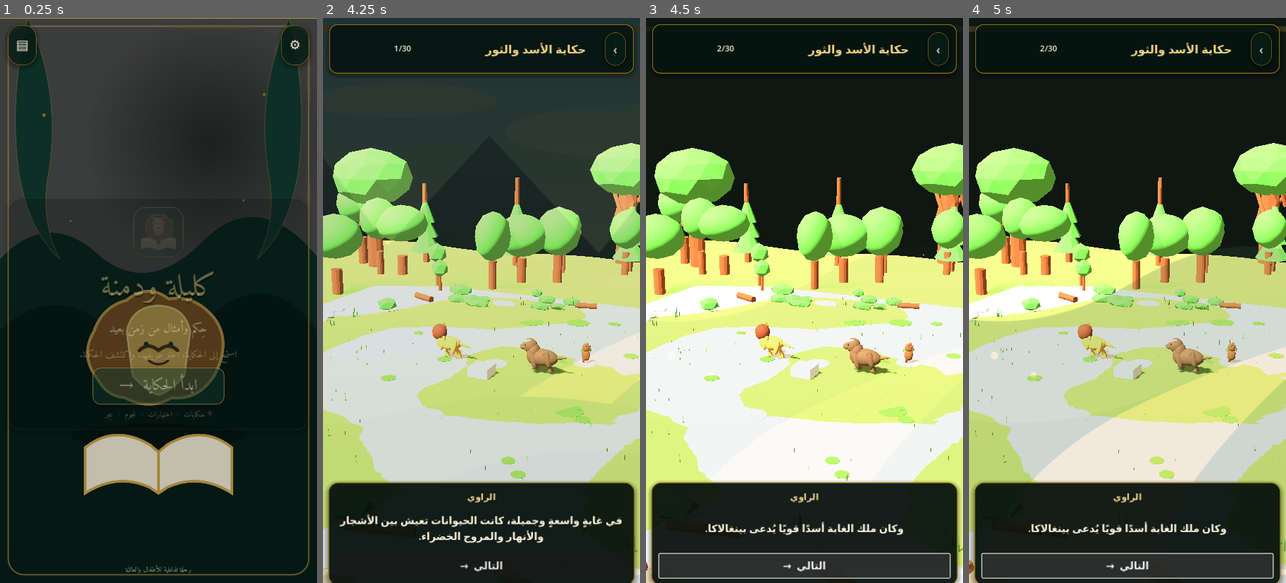
Above: before the commit, frames 1-4 (left to right).
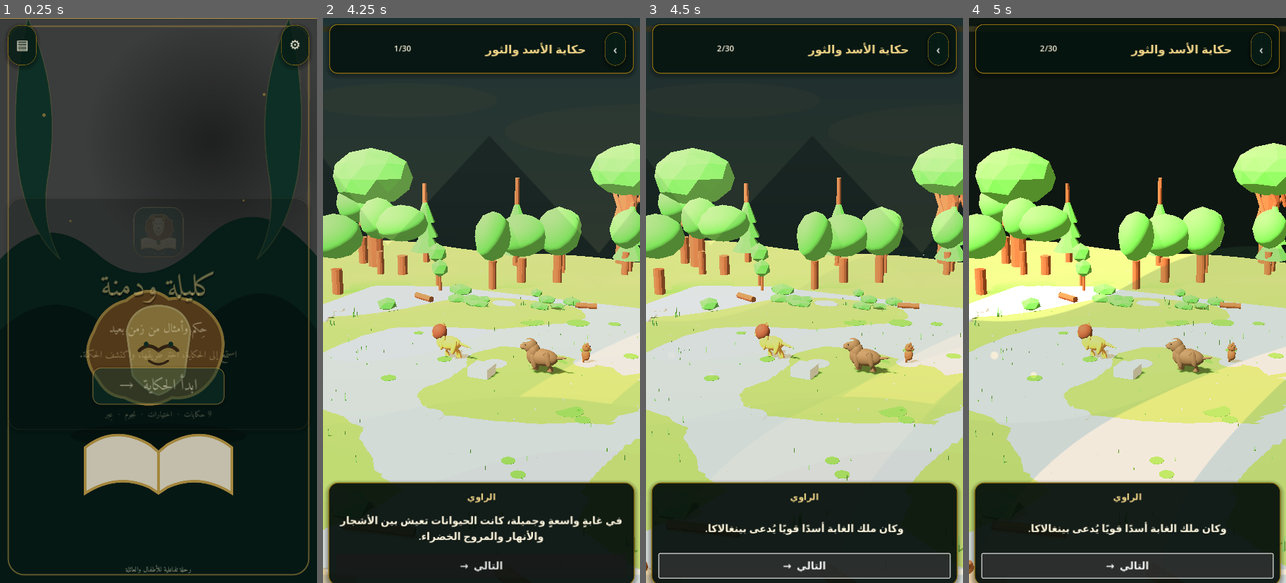
Above: after the commit, the same moments.

Repository: bdssmdkacem-dot/Kalila-Dimna
Game: Godot game, scene res://scenes/main_menu.tscn
Two runs of this game, one before a commit and one after it. Both use one fixed random seed, a clock stepped at 60 frames per second and the inputs below.
Inputs (mouse positions are in pixels of both pictures, inside the frame that each line leads up to):
- Up to frame 1 (0.25 s): no input
- Up to frame 2 (4.25 s): click "⚙" at 0.5 s; click "▤" at 1.25 s; click (567, 136) at 2 s; click "‹" at 2.75 s; click (567, 136) at 3.5 s
- Up to frame 3 (4.5 s): click "التالي →" at 4.25 s
- Up to frame 4 (5 s): no input

Frames 1-2 are identical in both runs. In frame 3, 60% of the frame differs, in the area x 0-100%, y 0-100%; in frame 4, nothing differs.

Commit message:
Harden Scene01 boot and cinematic emotion flow

Diff:
--- a/scenes/scene01_3d.gd
+++ b/scenes/scene01_3d.gd
@@ -33,8 +33,12 @@
 var previous_action := ""
 var background_layer: CanvasLayer
 var background_rect: TextureRect
+var background_back_rect: TextureRect
 var background_tween: Tween
+var background_active_is_front := true
+var background_has_texture := false
 var ending_tween: Tween
+var glb_instance: Node3D
 
 func _ready() -> void:
 	_create_startup_guard()
@@ -44,9 +48,7 @@
 		get_tree().call_deferred("change_scene_to_file", STORY_MAP)
 		return
 	segments = story.get("segments", [])
-	if not ResourceLoader.exists(GLB_PATH):
-		push_error("SCENE01 3D: GLB NOT FOUND: " + GLB_PATH)
-		_show_startup_error("تعذّر تحميل مشهد الحكاية. اضغط للعودة إلى الخريطة.")
+	if not _load_glb_safely():
 		return
 
 	var camera_ready := await _setup_camera()
@@ -63,6 +65,32 @@
 		return
 	_hide_startup_guard()
 	_play_next_segment()
+
+func _load_glb_safely() -> bool:
+	# Keep the 3D asset out of the .tscn ext_resource table. A broken/missing
+	# imported GLB must show the recovery UI instead of preventing the scene itself
+	# from loading.
+	if glb_root == null:
+		push_error("SCENE01 3D: KalilaDimnaGLB placeholder is missing")
+		_show_startup_error("تعذّر تجهيز مشهد الحكاية. اضغط للعودة إلى الخريطة.")
+		return false
+	if not ResourceLoader.exists(GLB_PATH):
+		push_error("SCENE01 3D: GLB NOT FOUND: " + GLB_PATH)
+		_show_startup_error("تعذّر العثور على ملف مشهد الحكاية. اضغط للعودة إلى الخريطة.")
+		return false
+	var packed := load(GLB_PATH) as PackedScene
+	if packed == null:
+		push_error("SCENE01 3D: GLB LOAD FAILED: " + GLB_PATH)
+		_show_startup_error("تعذّر تحميل مشهد الحكاية. اضغط للعودة إلى الخريطة.")
+		return false
+	var instance := packed.instantiate()
+	if instance == null or not instance is Node3D:
+		push_error("SCENE01 3D: GLB INSTANTIATE FAILED: " + GLB_PATH)
+		_show_startup_error("تعذّر تشغيل مشهد الحكاية. اضغط للعودة إلى الخريطة.")
+		return false
+	glb_instance = instance as Node3D
+	glb_root.add_child(glb_instance)
+	return true
 
 func _create_startup_guard() -> void:
 	startup_guard = CanvasLayer.new()
@@ -168,35 +196,74 @@
 					result = result.expand(point)
 	return result
 
+func _new_background_rect() -> TextureRect:
+	var rect := TextureRect.new()
+	rect.set_anchors_and_offsets_preset(Control.PRESET_FULL_RECT)
+	rect.expand_mode = TextureRect.EXPAND_IGNORE_SIZE
+	rect.stretch_mode = TextureRect.STRETCH_KEEP_ASPECT_COVERED
+	rect.mouse_filter = Control.MOUSE_FILTER_IGNORE
+	rect.modulate = Color(1, 1, 1, 0)
+	return rect
+
 func _build_background_layer() -> void:
 	background_layer = CanvasLayer.new()
 	background_layer.layer = -1
 	add_child(background_layer)
-	background_rect = TextureRect.new()
-	background_rect.set_anchors_and_offsets_preset(Control.PRESET_FULL_RECT)
-	background_rect.expand_mode = TextureRect.EXPAND_IGNORE_SIZE
-	background_rect.stretch_mode = TextureRect.STRETCH_KEEP_ASPECT_COVERED
-	background_rect.mouse_filter = Control.MOUSE_FILTER_IGNORE
-	background_rect.modulate = Color(1, 1, 1, 0)
+	background_rect = _new_background_rect()
+	background_back_rect = _new_background_rect()
 	background_layer.add_child(background_rect)
+	background_layer.add_child(background_back_rect)
+	background_active_is_front = true
+	background_has_texture = false
+
+func _active_background_rect() -> TextureRect:
+	return background_rect if background_active_is_front else background_back_rect
+
+func _inactive_background_rect() -> TextureRect:
+	return background_back_rect if background_active_is_front else background_rect
 
 func _set_story_background(seg: Dictionary) -> void:
-	if background_rect == null:
+	if background_rect == null or background_back_rect == null:
 		return
 	var scene_data: Dictionary = seg.get("scene", {})
 	var path := String(scene_data.get("background", ""))
 	if path == "" or not ResourceLoader.exists(path):
+		push_warning("SCENE01 3D: background not found: " + path)
 		return
 	var texture := load(path) as Texture2D
 	if texture == null:
-		return
+		push_warning("SCENE01 3D: background load failed: " + path)
+		return
+
 	if background_tween and background_tween.is_running():
 		background_tween.kill()
-	background_rect.texture = texture
-	background_rect.modulate = Color(1, 1, 1, 0)
+
+	var active := _active_background_rect()
+	var incoming := _inactive_background_rect()
+	if not background_has_texture:
+		active.texture = texture
+		active.modulate = Color(1, 1, 1, 0)
+		background_has_texture = true
+		background_tween = create_tween()
+		background_tween.set_trans(Tween.TRANS_SINE).set_ease(Tween.EASE_IN_OUT)
+		background_tween.tween_property(active, "modulate", Color(1, 1, 1, 0.22), 0.55)
+		return
+
+	if active.texture == texture:
+		active.modulate = Color(1, 1, 1, 0.22)
+		return
+
+	incoming.texture = texture
+	incoming.modulate = Color(1, 1, 1, 0)
 	background_tween = create_tween()
 	background_tween.set_trans(Tween.TRANS_SINE).set_ease(Tween.EASE_IN_OUT)
-	background_tween.tween_property(background_rect, "modulate", Color(1, 1, 1, 0.22), 0.55)
+	background_tween.set_parallel(true)
+	background_tween.tween_property(active, "modulate", Color(1, 1, 1, 0), 0.60)
+	background_tween.tween_property(incoming, "modulate", Color(1, 1, 1, 0.22), 0.60)
+	background_tween.set_parallel(false)
+	background_tween.tween_callback(func():
+		background_active_is_front = not background_active_is_front
+	)
 
 func _play_friendship_end_shot() -> void:
 	if not actor_nodes.has("lion") or not actor_nodes.has("bull"):
@@ -216,10 +283,11 @@
 	var hold := create_tween()
 	hold.tween_interval(1.6)
 	hold.tween_property(camera, "fov", 54.0, 2.2).set_trans(Tween.TRANS_SINE).set_ease(Tween.EASE_IN_OUT)
-	if background_rect:
+	var active_background := _active_background_rect()
+	if active_background:
 		var glow_tween := create_tween()
-		glow_tween.tween_property(background_rect, "modulate", Color(1, 0.92, 0.72, 0.30), 1.4)
-		glow_tween.tween_property(background_rect, "modulate", Color(1, 1, 1, 0.24), 2.0)
+		glow_tween.tween_property(active_background, "modulate", Color(1, 0.92, 0.72, 0.30), 1.4)
+		glow_tween.tween_property(active_background, "modulate", Color(1, 1, 1, 0.24), 2.0)
 
 func _build_overlay() -> void:
 	var layer := CanvasLayer.new()
@@ -356,8 +424,11 @@
 
 	if action == "friendship":
 		_play_friendship_formation()
-		if segment_index >= segments.size() - 3:
+		if segment_index == segments.size() - 1:
 			_play_friendship_end_shot()
+
+	if action == "doubt" or action == "sadness" or action == "reconciliation":
+		_create_emotion_motion(action, String(seg.get("speaker", "")).to_lower())
 
 	previous_speaker = String(seg.get("speaker", ""))
 	previous_action = action
@@ -371,6 +442,36 @@
 	var tw := create_tween()
 	tw.set_trans(Tween.TRANS_SINE).set_ease(Tween.EASE_IN_OUT)
 	tw.tween_property(first, "rotation:y", rotation, duration)
+
+func _create_emotion_motion(action: String, speaker: String) -> void:
+	var targets := ["lion", "bull"] if speaker == "" else [speaker]
+	for key in targets:
+		if not actor_nodes.has(key):
+			continue
+		var node: Node3D = actor_nodes[key]
+		var base_position := node.position
+		var base_rotation := node.rotation
+		var target_position := base_position
+		var target_rotation := base_rotation
+		var duration := 0.55
+		match action:
+			"doubt":
+				target_rotation.y += -0.10 if key == "lion" else 0.06
+				duration = 0.70
+			"sadness":
+				target_position.y -= 0.07
+				target_rotation.z += 0.055 if key == "bull" else 0.0
+				duration = 0.80
+			"reconciliation":
+				target_position.y += 0.035
+				target_rotation.z += -0.035 if key == "lion" else 0.035
+				duration = 0.65
+		var tw := create_tween()
+		tw.set_trans(Tween.TRANS_SINE).set_ease(Tween.EASE_IN_OUT)
+		tw.tween_property(node, "position", target_position, duration * 0.5)
+		tw.tween_property(node, "rotation", target_rotation, duration * 0.5)
+		tw.tween_property(node, "position", base_position, duration * 0.5)
+		tw.tween_property(node, "rotation", base_rotation, duration * 0.5)
 
 func _create_reaction_motion() -> void:
 	for key in ["lion", "bull"]:
@@ -423,6 +524,9 @@
 		"response": action_words = ["talk", "talking", "alert", "idle"]
 		"realization": action_words = ["surprise", "surprised", "happy", "nod", "idle"]
 		"calm": action_words = ["calm", "relaxed", "idle"]
+		"doubt": action_words = ["worried", "fear", "alert", "look_around", "idle"]
+		"sadness": action_words = ["sad", "sad_idle", "disappointed", "head_down", "idle"]
+		"reconciliation": action_words = ["relieved", "happy", "nod", "relaxed", "idle"]
 		"friendship": action_words = ["happy", "smile", "relaxed", "idle", "talk"]
 		_: action_words = []
 	for word in action_words:
@@ -478,9 +582,10 @@
 	busy = true
 	var seg: Dictionary = segments[segment_index]
 	dialogue_label.text = String(seg.get("text", ""))
-	speaker_label.text = _speaker_name(String(seg.get("speaker", "")))
+	var is_final := segment_index == segments.size() - 1
+	speaker_label.text = "الحكمة · كليلة ودمنة" if is_final else _speaker_name(String(seg.get("speaker", "")))
 	progress_label.text = "%d/%d" % [segment_index + 1, segments.size()]
-	next_button.text = "التالي  →"
+	next_button.text = "إنهاء الحكاية  →" if is_final else "التالي  →"
 	audio.stop()
 	audio.stream = null
 	if auto_advance_tween and auto_advance_tween.is_running():
@@ -573,7 +678,10 @@
 	if not busy:
 		return
 	busy = false
-	next_button.text = "متابعة الحكاية  →"
+	if segment_index == segments.size() - 1:
+		next_button.text = "إنهاء الحكاية  →"
+	else:
+		next_button.text = "متابعة الحكاية  →"
 
 func _on_next_pressed() -> void:
 	if segment_index >= segments.size() or segments.is_empty():
